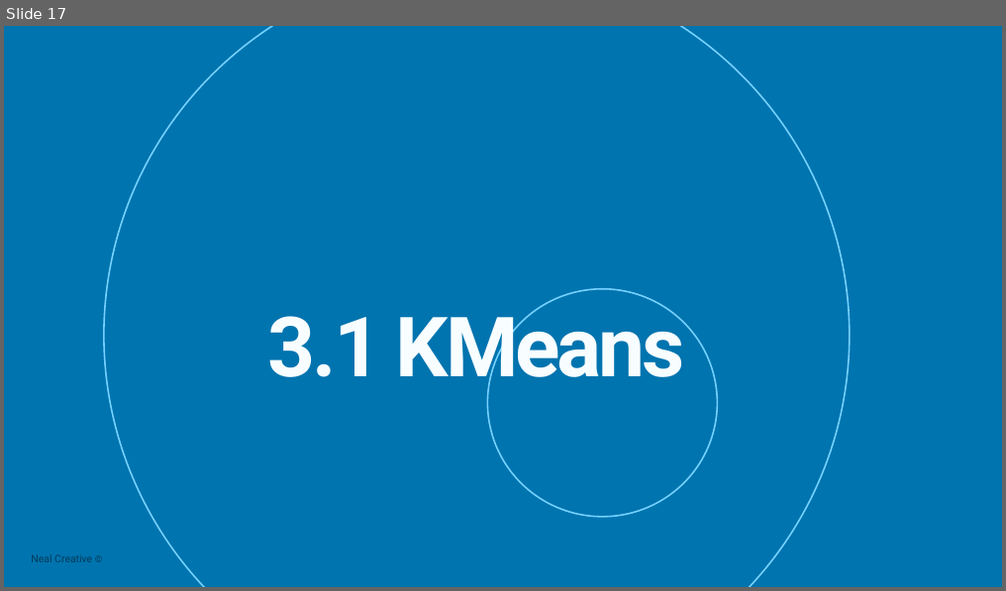
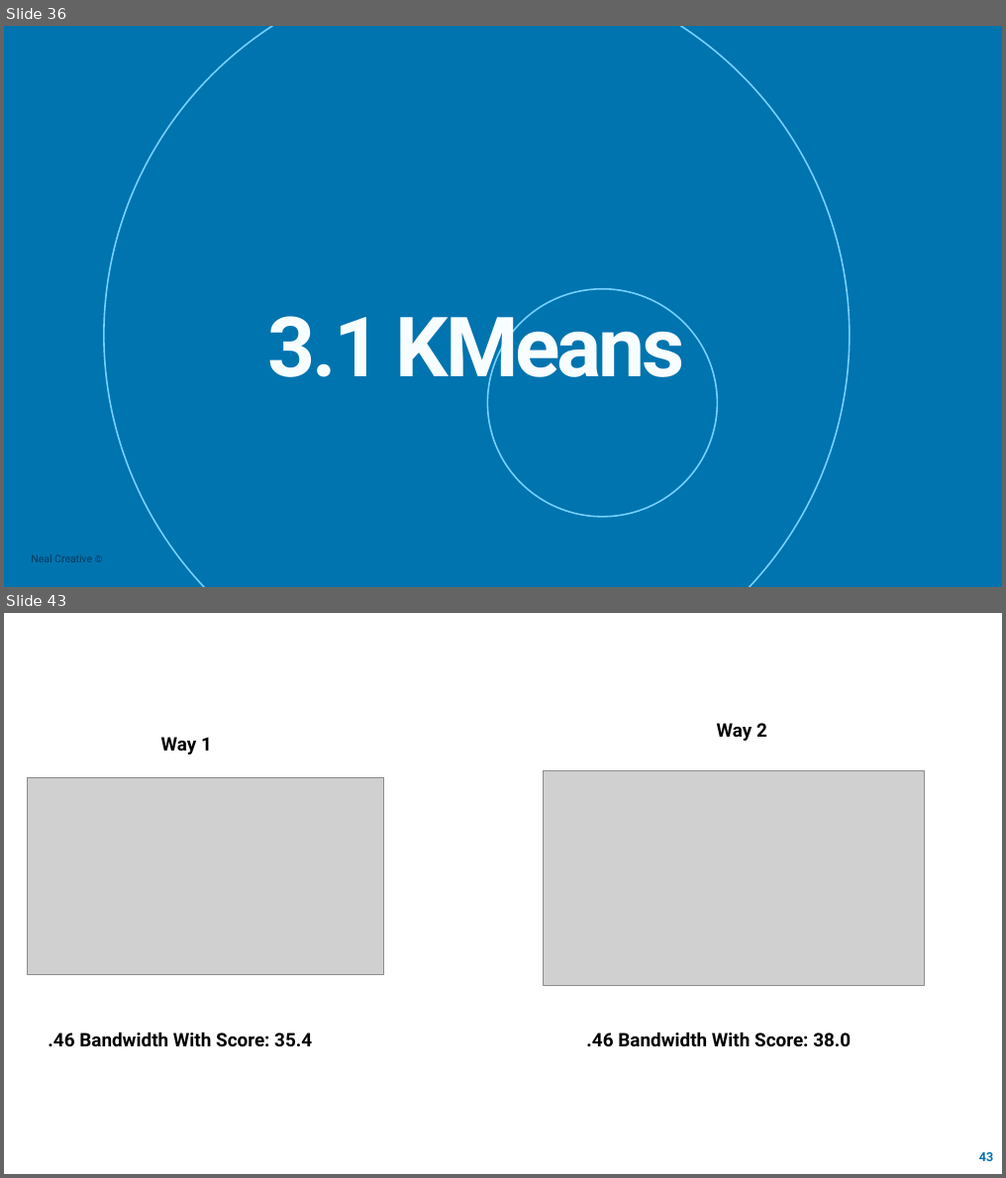
Before and after one commit to Reema-Khaseeb/clustering-credit-card-customer-segmentation, a slide deck: presentation/Credit Card Clustering.pptx. Shown one above the other, each under a label of ours: slide 17 before the commit, slides 36 and 43 after it; the slides between them are not shown. The pictures are 1006x591 and 1006x1178 pixels, drawn with LibreOffice and Linux fonts; fonts in the diff are those of the drawing; grey boxes stand for pictures. Boxes give left, top, right and bottom in pixels: in the first picture for what was removed or moved away, otherwise in the second. Text is boxed around its words. In the diff, an @@ line names an element or a change of style, - is before the commit and + after.

```diff
--- a/presentation/Credit Card Clustering.pptx
+++ b/presentation/Credit Card Clustering.pptx
@@ slide 43 added at bbox=[4, 613, 1002, 1174], background #FFFFFF @@
@@ text added at bbox=[717, 723, 767, 741], 18 pt, text #000000, bold @@
+Way 2
@@ text added at bbox=[161, 737, 212, 755], 18 pt, text #000000, bold @@
+Way 1
@@ picture added at bbox=[27, 777, 384, 975] @@
@@ picture added at bbox=[543, 771, 925, 986] @@
@@ text added at bbox=[48, 1032, 312, 1048], 18 pt, text #000000, bold @@
+.46 Bandwidth With Score: 35.4
@@ text added at bbox=[586, 1032, 850, 1048], 18 pt, text #000000, bold @@
+.46 Bandwidth With Score: 38.0
@@ page number added at bbox=[979, 1153, 993, 1161], 12 pt, text #0074AF, bold @@
+43
@@ what was slide 17 is now slide 36 @@
```
Also in this commit, not shown: 2 slides changed, 27 other slides added, 7 other files.
